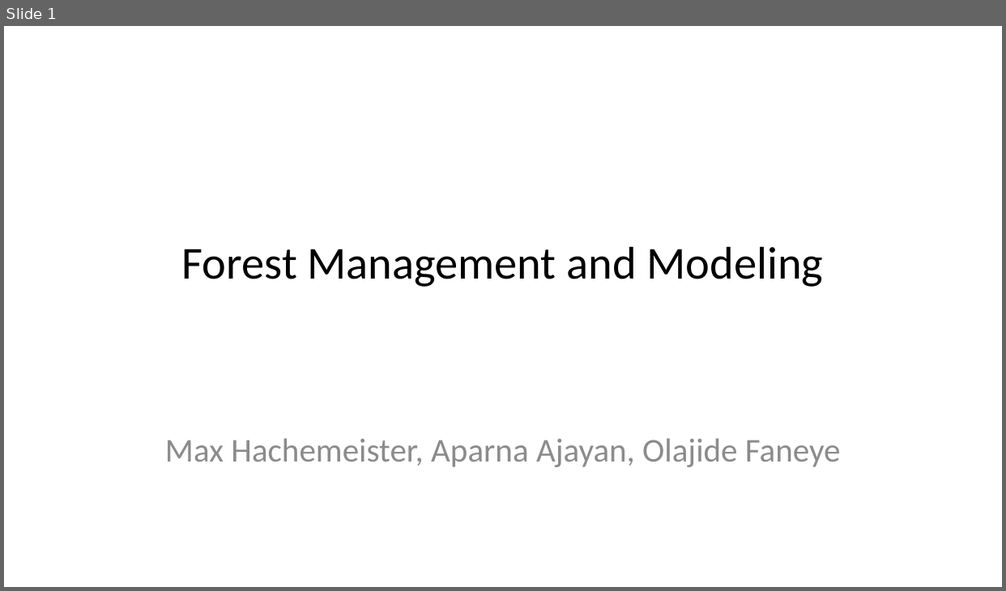
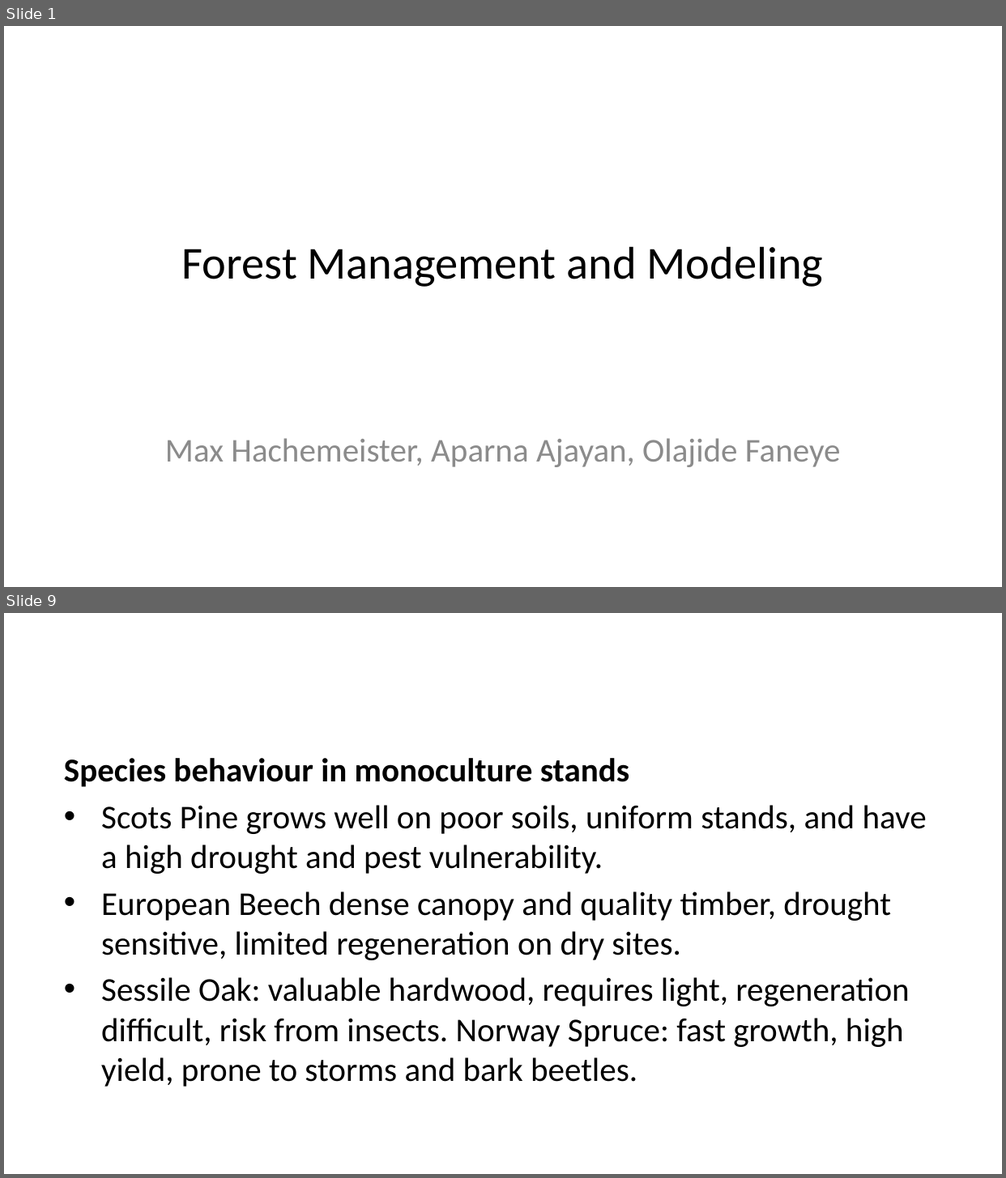
Before and after one commit to TyrannosauruSnacks/forest_management_2025, a slide deck: presentation.pptx. Shown one above the other, each under a label of ours: slide 1 before the commit, slides 1 and 9 after it; the slides between them are not shown. The pictures are 1006x591 and 1006x1178 pixels, drawn with LibreOffice and Linux fonts; fonts in the diff are those of the drawing. Boxes give left, top, right and bottom in pixels: in the first picture for what was removed or moved away, otherwise in the second. Text is boxed around its words. In the diff, an @@ line names an element or a change of style, - is before the commit and + after.

```diff
--- a/presentation.pptx
+++ b/presentation.pptx
@@ slide 9 added at [4,613,1002,1174], background #FFFFFF @@
@@ text added at [64,758,927,1087], 24 pt, text #000000 @@
+Species behaviour in monoculture stands
+• Scots Pine grows well on poor soils, uniform stands, and have a high drought and pest vulnerability.
+• European Beech dense canopy and quality timber, drought sensitive, limited regeneration on dry sites.
+• Sessile Oak: valuable hardwood, requires light, regeneration difficult, risk from insects. Norway Spruce: fast growth, high yield, prone to storms and bark beetles.
```
Also in this commit, not shown: 10 slides changed, 9 other slides added, 4 slides removed, 6 other files.
